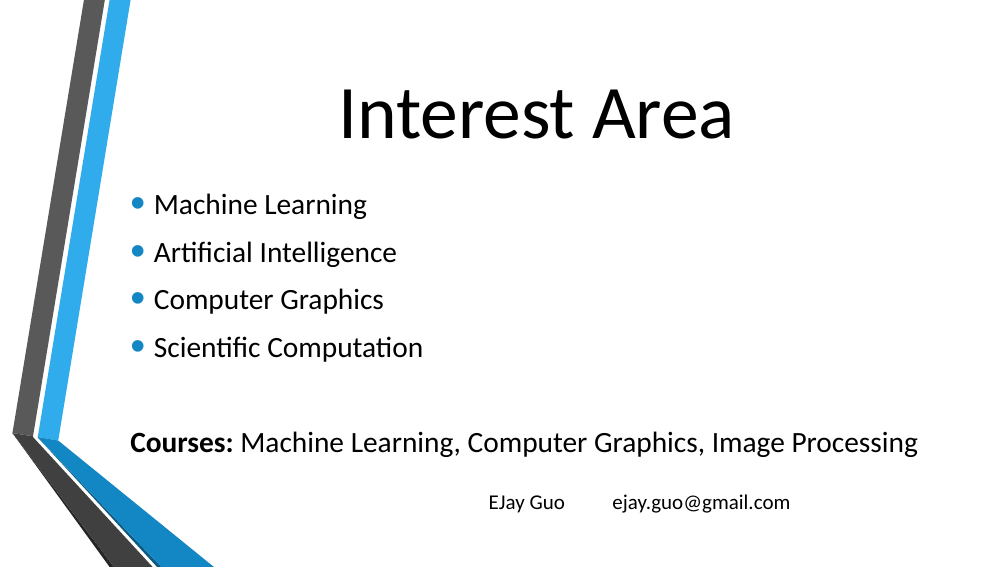
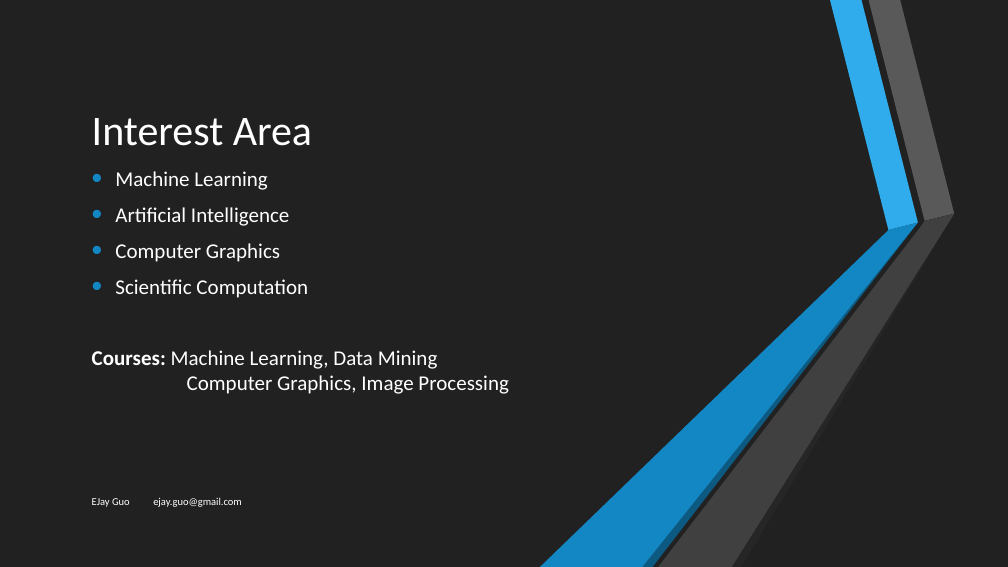
Before and after one commit to ejayguo/2018Fall_CapstoneDesign_TeamInfo, a slide deck: slide 2 of Yijie Guo - Presentation.pptx. Drawn at 1008x567 pixels with LibreOffice and Linux fonts; fonts in the diff are those of the drawing; background and template pictures are left out. Boxes give left, top, right and bottom in pixels: in the first picture for what was removed or moved away, otherwise in the second. Text is boxed around its words. In the diff, an @@ line names an element or a change of style, - is before the commit and + after.

```diff
--- a/Yijie Guo - Presentation.pptx
+++ b/Yijie Guo - Presentation.pptx
@@ background picture (left out) to #212121 @@
@@ rectangle added at box(0, 0, 1008, 567), fill #212121 @@
@@ freeform shape at box(12, 0, 104, 436): fill #595959 to #FFFFFF @@
@@ title "Interest Area": place and size @@
-title "Interest Area" at box(338, 89, 735, 139)
+title "Interest Area" at box(92, 118, 312, 146)
@@ title "Interest Area" at box(92, 118, 312, 146): size 72 to 40 pt, text colour #000000 to #FFFFFF; alignment centre to left @@
@@ text "Machine Learning": place and size @@
-text "Machine Learning" at box(130, 193, 918, 457)
+text "Machine Learning" at box(92, 171, 508, 394)
@@ text "Machine Learning" at box(92, 171, 508, 394): vertical alignment middle to top @@
@@ text at box(115, 171, 308, 298): size 28 to 20 pt, text colour #000000 to #FFFFFF in "Machine Learning", "Artificial Intelligence", "Computer Graphics", "Scientific Computation"; less space between paragraphs @@
@@ group added at box(540, 0, 955, 567): 6 freeform shapes @@
@@ text at box(92, 350, 508, 394): text changed; size 28 to 20 pt; text colour #000000 to #FFFFFF @@
-Courses: Machine Learning, Computer Graphics, Image Processing
+Courses: Machine Learning, Data Mining
+Computer Graphics, Image Processing
@@ freeform shape at box(12, 433, 113, 567): fill #262626 to #FFFFFF @@
@@ freeform shape at box(12, 433, 152, 567): fill #404040 to #FFFFFF @@
@@ text "EJay Guo ejay.guo@gmail.com": place and size @@
-text "EJay Guo ejay.guo@gmail.com" at box(489, 494, 790, 513)
+text "EJay Guo ejay.guo@gmail.com" at box(92, 497, 242, 507)
@@ text "EJay Guo ejay.guo@gmail.com" at box(92, 497, 242, 507): size 20 to 10 pt, text colour #000000 to #FFFFFF; alignment right to left; more space between paragraphs @@
```
Also in this commit, not shown: 8 other slides changed, 1 slide added.
